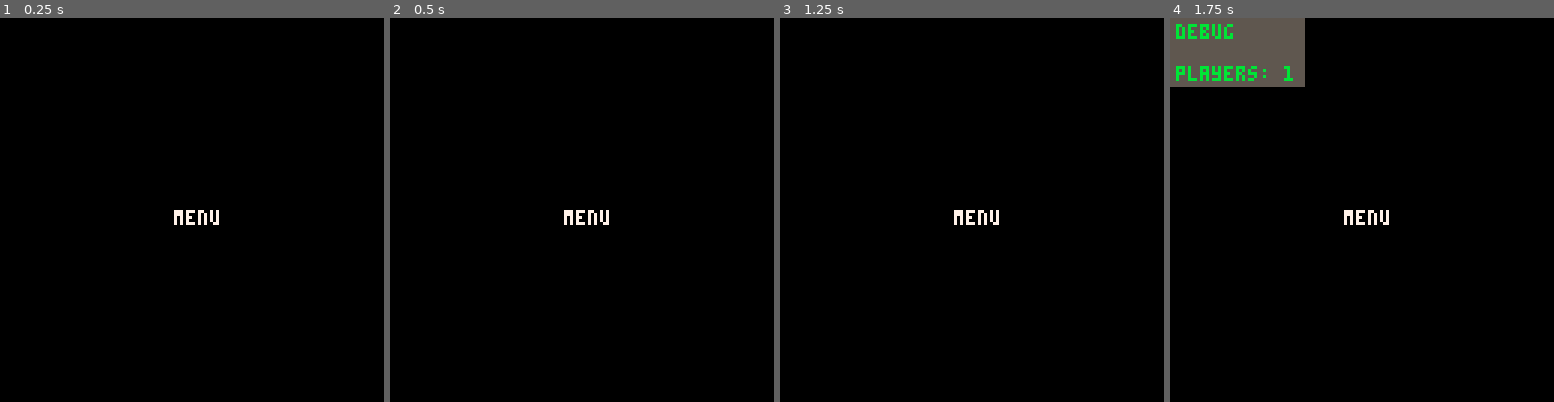
Above: before the commit, frames 1-4 (left to right).
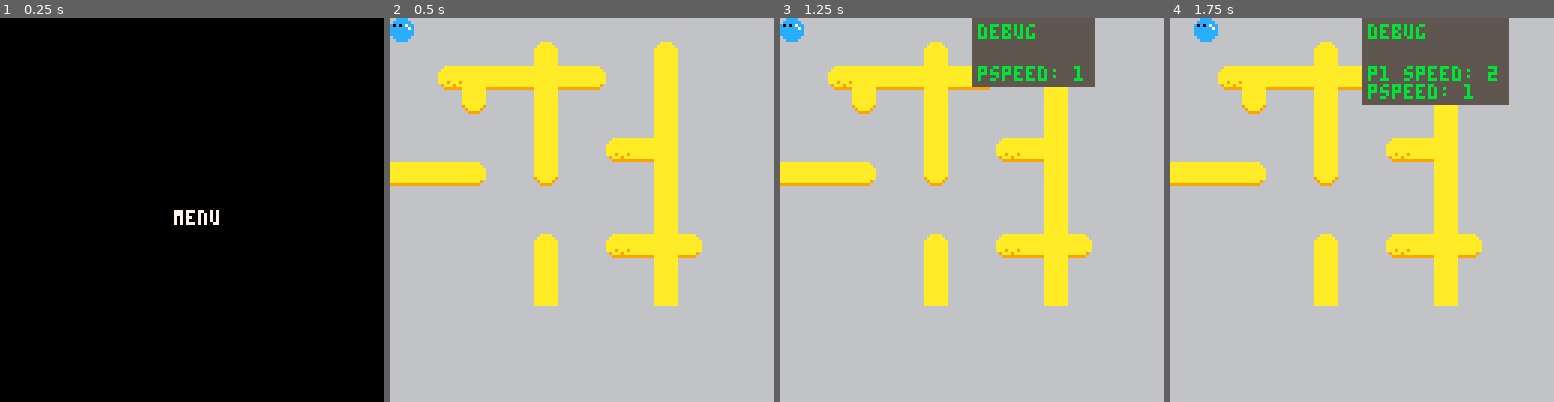
Above: after the commit, the same moments.

Repository: jeff-adams/agbic2020
Game: PICO-8 cartridge hide_and_seek_5100.p8
Two runs of this game, one before a commit and one after it. Both use one fixed random seed, a clock stepped at 60 frames per second and the inputs below.
Inputs:
- Up to frame 1 (0.25 s): no input
- Up to frame 2 (0.5 s): tap X (X key) at 0.33 s
- Up to frame 3 (1.25 s): tap O (Z key) at 0.7 s; tap X (X key) at 1.07 s
- Up to frame 4 (1.75 s): hold Right from 1.6 s (still down); tap O (Z key) at 1.7 s

Frame 1 is identical in both runs. In frame 2, 100% of the frame differs, in the area x 0-100%, y 0-100%; in frame 3, 100%; in frame 4, 100%.

Commit message:
Add player creation and start player controls

Diff:
--- a/hide_and_seek_5100.p8
+++ b/hide_and_seek_5100.p8
@@ -9,6 +9,7 @@
 
 function _init()
 	debug={}
+	refresh=stat(8)
 	fading=0
 	change_state(update_menu,draw_menu)
 	init_players()
@@ -21,48 +22,30 @@
 function _draw()
 	cls()
 	dstate()
-	if debug then draw_debug(0,0) end
+	if debug then draw_debug(64,0) end
 end
 
 function init_players()
 	numplayers=1
-	players={
-		{
-			x=0,
-			y=0,
-			dirx=0,
-			diry=0,
-			c=12,
-			speed=1,
-			alive=true,
-		},
-		{
-			x=120,
-			y=0,
-			dirx=0,
-			diry=0,
-			c=14,
-			speed=1,
-			alive=true,
-		},
-		{
-			x=0,
-			y=120,
-			dirx=0,
-			diry=0,
-			c=8,
-			speed=1,
-			alive=true,
-		},
-		{
-			x=120,
-			y=120,
-			dirx=0,
-			diry=0,
-			c=9,
-			speed=1,
-			alive=true,
-		},
+	players={}
+	add(players,create_player(0,0,12))
+	add(players,create_player(120,0,14))
+	add(players,create_player(0,120,8))
+	add(players,create_player(120,120,9))
+end
+
+function create_player(_x,_y,_c)
+	return {
+		x=_x,
+		y=_y,
+		dirx=0,
+		diry=0,
+		c=_c,
+		speed=1,
+		boosting=false,
+		boosttimer=0,
+		boostcool=0,
+		alive=true,
 	}
 end
 -->8
@@ -79,21 +62,102 @@
 	end
 	if btnp(❎) then
 		players=subtable(players,1,numplayers)
-		--change state to game
-	end
-end
+		change_state(update_game,draw_game)
+	end
+end
+
+function update_game()
+	controller_input()
+	player_movement()
+end
+
+function controller_input()
+	for _p=0,numplayers-1 do
+		local _player=players[_p+1]
+		for _b=0,3 do
+			if btn(_b,_p) then
+				add_debug("p"..(_p+1).." speed",players[_p+1].speed,2)
+				dir_input(_b,_player)
+			end
+		end
+		if btn(5,_p) then
+			player_boost(_player)
+		end
+	end
+end
+
+function dir_input(_btn,_player)
+	if _btn==0 then
+		_player.dirx=-1
+	elseif _btn==1 then
+		_player.dirx=1
+	elseif _btn==2 then
+		_player.diry=-1
+	else
+		_player.diry=1
+	end
+end
+
+function player_boost(_p)
+local _maxspeed,_maxboost,_cdtarget,boostlength=2,1,3,1
+	if _p.boosting then
+		--continue boosting
+		add_debug("pspeed",_p.speed,1)
+		_p.speed=min(_maxspeed,_p.speed*(_p.boosttimer+1))
+		_p.boosttimer+=1
+		if _p.boosttimer>=boostlength*refresh then
+			_p.speed=1
+			_p.boosttimer=0
+			_p.boostcool=_cdtarget
+			_p.boosting=false
+		end
+	elseif not _p.boosting and _p.boostcool==0 then
+		--start boosting
+		_p.boosting=true
+	else
+		--cant boost
+	end
+end
+
+function player_movement()
+	for _player in all(players) do
+		--collision check here
+		_player.x+=_player.dirx*_player.speed
+		_player.y+=_player.diry*_player.speed
+		_player.dirx=0
+		_player.diry=0
+		_player.boostcool=max(0,_player.boostcool-1)
+	end
+end
+
 -->8
 --draw
 
 function draw_menu()
 	print("menu",58,64,7)
 end
+
+function draw_game()
+	cls()
+	map()
+	for _player in all(players) do
+		draw_player(_player)
+	end
+end
+
+function draw_player(_player)
+	palt(0,false)
+	palt(11,true)
+	pal(15,_player.c)
+	spr(1,_player.x,_player.y)
+	pal()
+end
 -->8
 --utilities
 
 function add_debug(_k,_v,_dur)
 	_dur=_dur and _dur or 1
-	debug[_k]={val=_v,frames=_dur*stat(8)}
+	debug[_k]={val=_v,frames=_dur*refresh}
 end
 
 function draw_debug(_x,_y)
@@ -189,6 +253,20 @@
 	end
 	return _subtbl
 end
+
+function changepalette()
+	--change screen colors to alt
+	--palette
+	pal({[0]=
+			0x80,0x81,0x82,0x83,
+			0x84,0x85,0x86,0x87,
+			0x88,0x89,0x8a,0x8b,
+			0x8c,0x8d,0x8e,0x8f,
+		},1)
+	--make the palette persist
+	--after game is run
+	poke(0x5f2e,1)
+end
 -->8
 --event
 
@@ -211,3 +289,44 @@
 
 
 
+…(24 lines of a section not shown)…
+__map__
+4040404040404040404040404040404000000000000000000000000000000000000000000000000000000000000000000000000000000000000000000000000000000000000000000000000000000000000000000000000000000000000000000000000000000000000000000000000000000000000000000000000000000000
+4040404040404640404040464040404000000000000000000000000000000000000000000000000000000000000000000000000000000000000000000000000000000000000000000000000000000000000000000000000000000000000000000000000000000000000000000000000000000000000000000000000000000000
+4040424543434543444040454040404000000000000000000000000000000000000000000000000000000000000000000000000000000000000000000000000000000000000000000000000000000000000000000000000000000000000000000000000000000000000000000000000000000000000000000000000000000000
+4040404740404540404040454040404000000000000000000000000000000000000000000000000000000000000000000000000000000000000000000000000000000000000000000000000000000000000000000000000000000000000000000000000000000000000000000000000000000000000000000000000000000000
+4040404040404540404040454040404000000000000000000000000000000000000000000000000000000000000000000000000000000000000000000000000000000000000000000000000000000000000000000000000000000000000000000000000000000000000000000000000000000000000000000000000000000000
+4040404040404540404243454040404000000000000000000000000000000000000000000000000000000000000000000000000000000000000000000000000000000000000000000000000000000000000000000000000000000000000000000000000000000000000000000000000000000000000000000000000000000000
+4343434440404740404040454040404000000000000000000000000000000000000000000000000000000000000000000000000000000000000000000000000000000000000000000000000000000000000000000000000000000000000000000000000000000000000000000000000000000000000000000000000000000000
+4040404040404040404040454040404000000000000000000000000000000000000000000000000000000000000000000000000000000000000000000000000000000000000000000000000000000000000000000000000000000000000000000000000000000000000000000000000000000000000000000000000000000000
+4040404040404040404040454040404000000000000000000000000000000000000000000000000000000000000000000000000000000000000000000000000000000000000000000000000000000000000000000000000000000000000000000000000000000000000000000000000000000000000000000000000000000000
+4040404040404640404243454440404000000000000000000000000000000000000000000000000000000000000000000000000000000000000000000000000000000000000000000000000000000000000000000000000000000000000000000000000000000000000000000000000000000000000000000000000000000000
+4040404040404540404040454040404000000000000000000000000000000000000000000000000000000000000000000000000000000000000000000000000000000000000000000000000000000000000000000000000000000000000000000000000000000000000000000000000000000000000000000000000000000000
+4040404040404540404040454040404000000000000000000000000000000000000000000000000000000000000000000000000000000000000000000000000000000000000000000000000000000000000000000000000000000000000000000000000000000000000000000000000000000000000000000000000000000000
+4040404040404040404040404040404000000000000000000000000000000000000000000000000000000000000000000000000000000000000000000000000000000000000000000000000000000000000000000000000000000000000000000000000000000000000000000000000000000000000000000000000000000000
+4040404040404040404040404040404000000000000000000000000000000000000000000000000000000000000000000000000000000000000000000000000000000000000000000000000000000000000000000000000000000000000000000000000000000000000000000000000000000000000000000000000000000000
+4040404040404040404040404040404000000000000000000000000000000000000000000000000000000000000000000000000000000000000000000000000000000000000000000000000000000000000000000000000000000000000000000000000000000000000000000000000000000000000000000000000000000000
+4040404040404040404040404040404000000000000000000000000000000000000000000000000000000000000000000000000000000000000000000000000000000000000000000000000000000000000000000000000000000000000000000000000000000000000000000000000000000000000000000000000000000000
Not shown, changed: 40 lines of the sprite sheet (__gfx__) section of hide_and_seek_5100.p8
